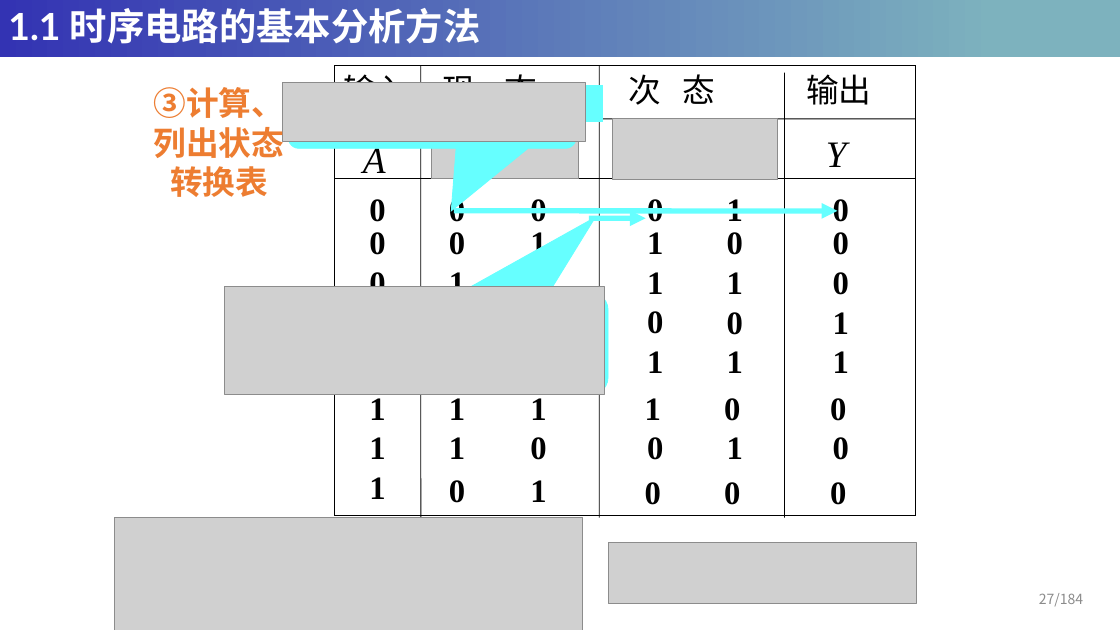
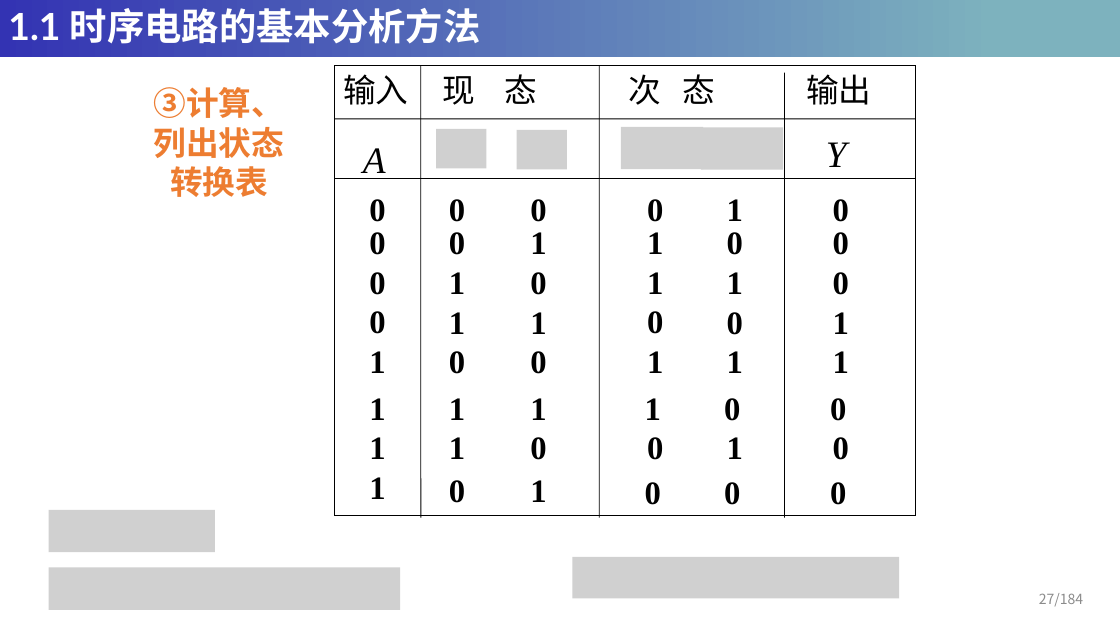
Before and after one commit to HeyuanMingong/heyuanmingong.github.io, a slide deck: slide 27 of DC/第六章-时序逻辑电路.pptx. Drawn at 1120x630 pixels with LibreOffice and Linux fonts; fonts in the diff are those of the drawing; grey boxes stand for pictures. Boxes give left, top, right and bottom in pixels: in the first picture for what was removed or moved away, otherwise in the second. Text is boxed around its words. In the diff, an @@ line names an element or a change of style, - is before the commit and + after.

```diff
--- a/DC/第六章-时序逻辑电路.pptx
+++ b/DC/第六章-时序逻辑电路.pptx
@@ group removed at [282,83,838,211]: 1 arrow, 1 rounded speech box, 1 rectangle, 1 picture @@
@@ picture removed at [431,118,579,179] @@
@@ picture removed at [613,118,778,179] @@
@@ picture added at [436,129,486,168] @@
@@ picture added at [517,130,567,170] @@
@@ picture added at [621,127,703,169] @@
@@ picture added at [701,128,783,170] @@
@@ arrow removed from (589, 218) to (646, 218) @@
@@ picture removed at [224,287,605,394] @@
@@ rounded speech box removed at [253,293,608,395] @@
@@ group added at [369,311,546,374]: 4 texts @@
+1
+0 0
+0
+1 1
@@ picture added at [49,510,215,552] @@
@@ picture removed at [114,518,582,630] @@
@@ picture added at [49,568,401,610] @@
@@ picture: place and size @@
-picture at [608,543,917,604]
+picture at [572,557,899,598]
```
Also in this commit, not shown: 20 other slides changed, 1 other file.
